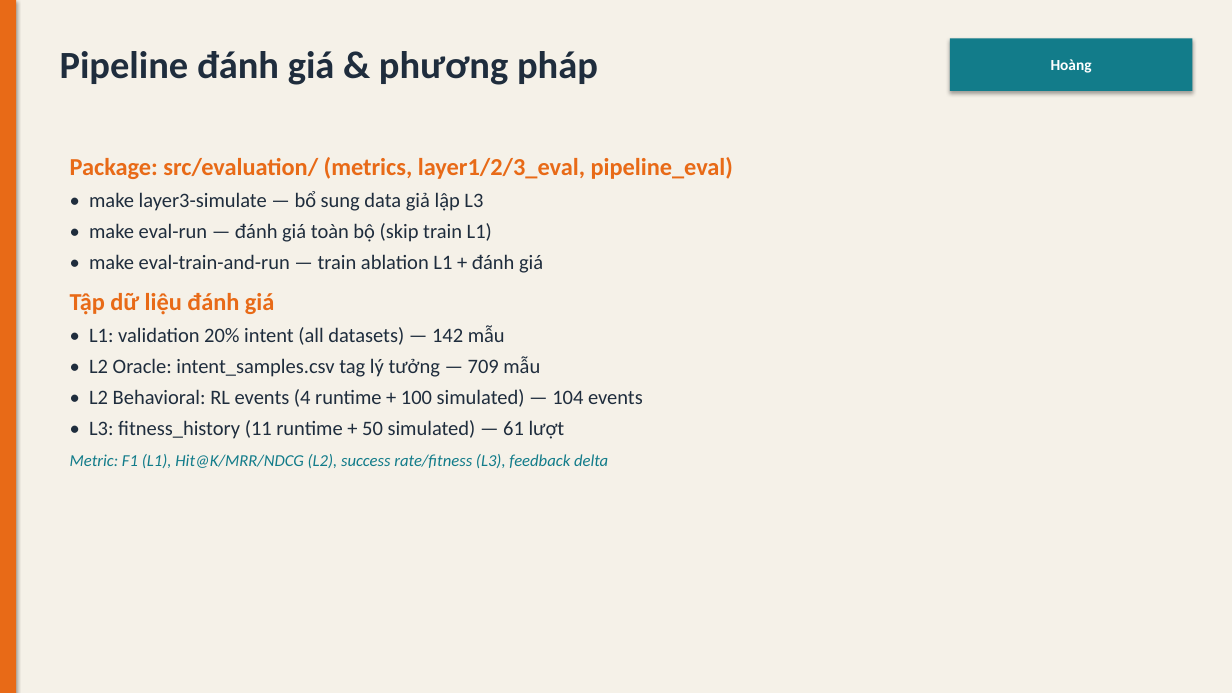
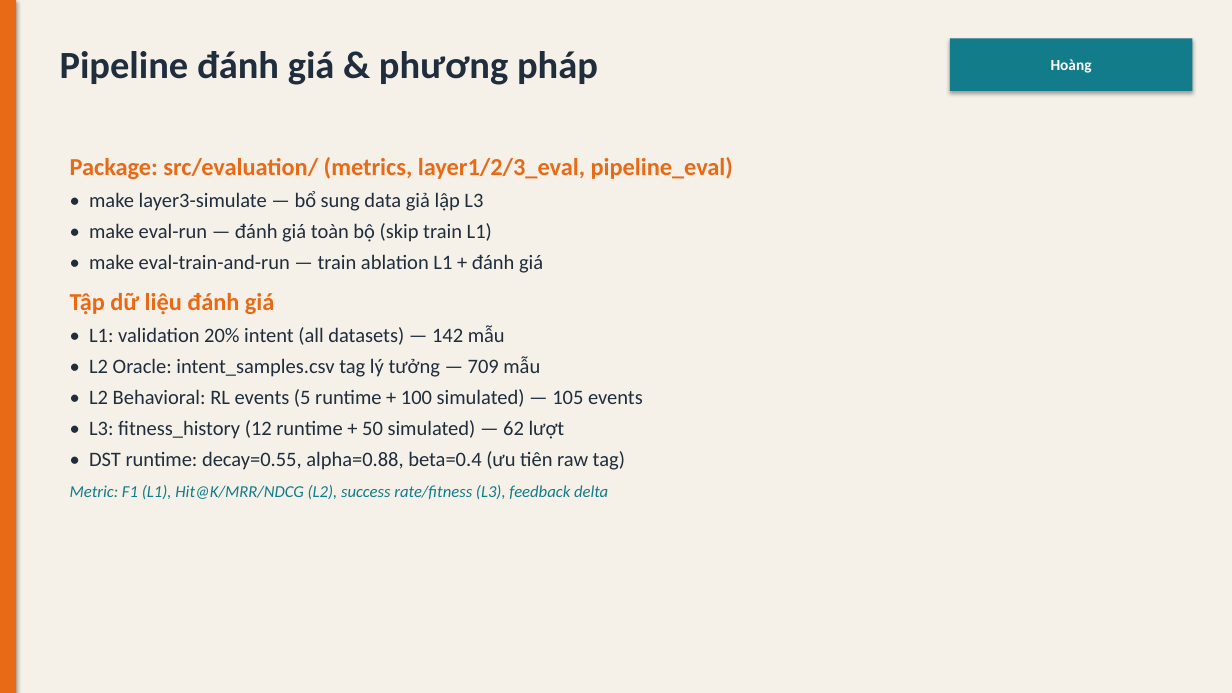
Before and after one commit to quac17/food-moo-duu, a slide deck: slide 19 of docs/food_moo_duu_slides.pptx. Drawn at 1232x693 pixels with LibreOffice and Linux fonts; fonts in the diff are those of the drawing. Boxes give left, top, right and bottom in pixels: in the first picture for what was removed or moved away, otherwise in the second. Text is boxed around its words. In the diff, an @@ line names an element or a change of style, - is before the commit and + after.

```diff
--- a/docs/food_moo_duu_slides.pptx
+++ b/docs/food_moo_duu_slides.pptx
@@ text at box(89, 389, 643, 470): text changed @@
-• L2 Behavioral: RL events (4 runtime + 100 simulated) — 104 events
-• L3: fitness_history (11 runtime + 50 simulated) — 61 lượt
+• L2 Behavioral: RL events (5 runtime + 100 simulated) — 105 events
+• L3: fitness_history (12 runtime + 50 simulated) — 62 lượt
+• DST runtime: decay=0.55, alpha=0.88, beta=0.4 (ưu tiên raw tag)
```
Also in this commit, not shown: 9 other slides changed, 28 other files.
